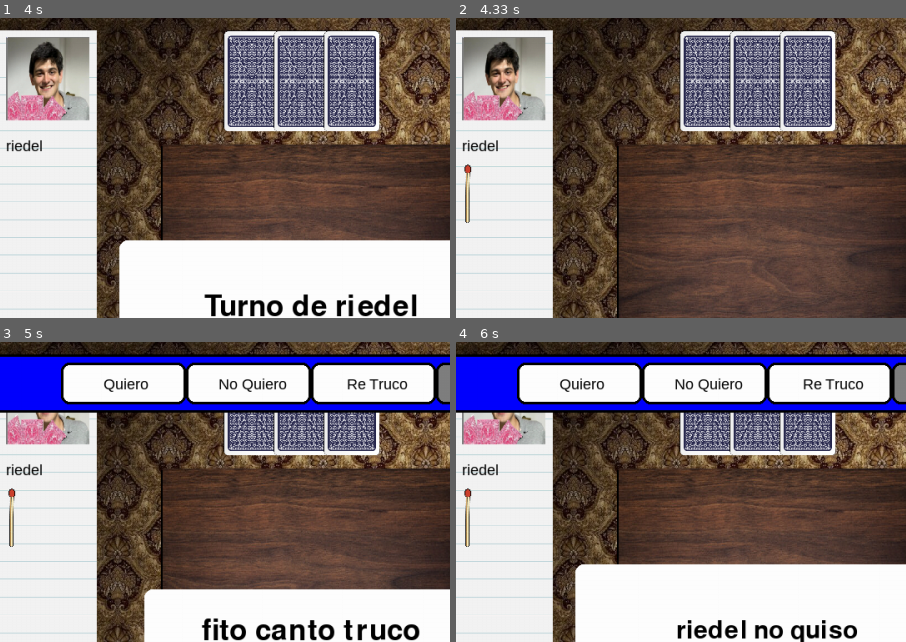
Above: before the commit, frames 1-4 (two rows, left to right).
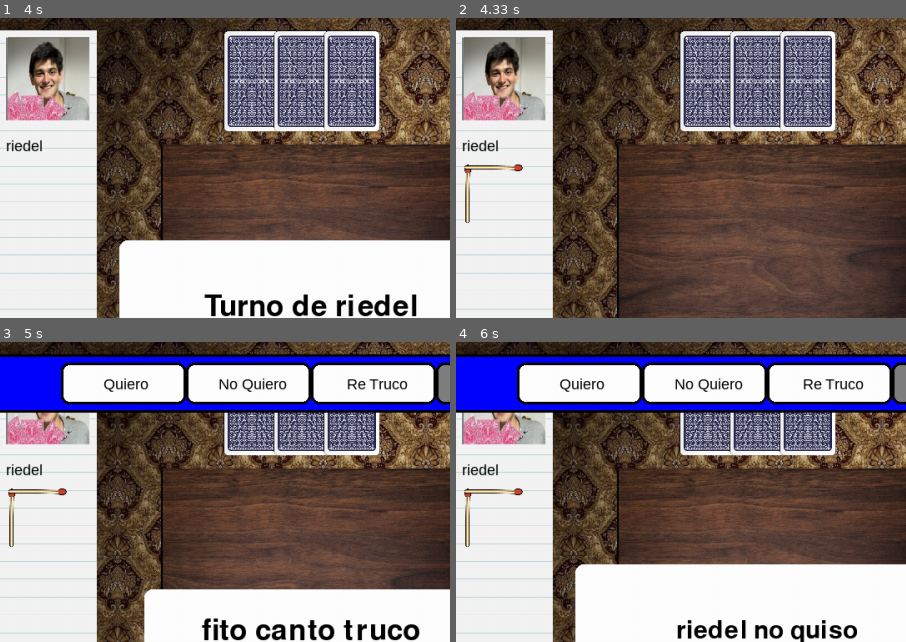
Above: after the commit, the same moments.

Repository: rovifran/aninfo2C23
Game: pygame game, started from src/truco.py
Same seed, same stepped clock (60 frames per second), same inputs: the game is played once before the commit and once after it.
Inputs (mouse positions are % of the whole screen's width and height, from its top left):
- Up to frame 1 (4 s): press the mouse at (28, 21) at 0.37 s; move the mouse to (48, 18) at 0.47 s; release the mouse at (68, 14) at 0.6 s; press the mouse at (28, 42) at 0.7 s; move the mouse to (48, 63) at 0.8 s; release the mouse at (68, 84) at 0.93 s; press the mouse at (23, 35) at 1.03 s; move the mouse to (49, 54) at 1.13 s; release the mouse at (74, 72) at 1.27 s; press the mouse at (86, 43) at 1.37 s; move the mouse to (64, 32) at 1.47 s; release the mouse at (42, 22) at 1.6 s
- Up to frame 2 (4.33 s): no input
- Up to frame 3 (5 s): click "Real Envido" at 4.38 s; click "Truco" at 4.68 s; move the mouse to (42, 86) at 4.97 s
- Up to frame 4 (6 s): press the mouse at (42, 86) at 5 s; move the mouse to (34, 67) at 5.1 s; release the mouse at (26, 48) at 5.23 s; move the mouse to (86, 36) at 5.3 s; press the mouse at (86, 36) at 5.33 s; move the mouse to (63, 41) at 5.43 s; release the mouse at (39, 46) at 5.57 s; move the mouse to (43, 9) at 5.63 s; press the mouse at (43, 9) at 5.67 s; move the mouse to (32, 10) at 5.77 s; release the mouse at (21, 12) at 5.9 s
The pictures show only the part of the screen within x 15-65%, y 2-52%; the shares and areas given below are measured in that part.

Frame 1 is identical in both runs. In frame 2, 0.2% of the frame differs, in the area x 1-15%, y 48-52%; in frame 3, 0.2%; in frame 4, 0.2%.

Commit message:
Arreglar puntaje al irse al mazo.

Diff:
--- a/src/front_partida.py
+++ b/src/front_partida.py
@@ -399,6 +399,7 @@
 
                     partida.ganador_final_mano = jugador_oponente
                     gano_ronda = True
+
                 elif salir_button_pos.collidepoint(event.pos):
                     webbrowser.open('https://youtu.be/uHgt8giw1LY')
 
--- a/src/logica.py
+++ b/src/logica.py
@@ -6,6 +6,7 @@
 
 PUNTOS_RONDA_SIMPLE = 1
 
+
 class Partida:
     """
     Clase que representa una partida de truco
@@ -15,6 +16,7 @@
     * Cambiar el turno de los jugadores despues de tirar una carta
     * Determinar el ganador de una ronda
     """
+
     def __init__(self, j1: Jugador, j2: Jugador, max_puntos: int, mesa: Mesa) -> None:
         """
         Inicializa la partida de truco, recibiendo:
@@ -43,9 +45,10 @@
         """
         self.jugador_actual = j1
         self.jugador_contrario = j2
-        self.jugador_mano = j2 # para ver cosas como quien gano en el envido si empatan, o si se empardan las 3 manos
+        self.jugador_mano = j2  # para ver cosas como quien gano en el envido si empatan, o si se empardan las 3 manos
         self.jugador_canto_envido = None
         self.ganador_por_mano = []
+        self.hubo_envido = False
         self.envido_actual = None
         self.truco_actual = None
         self.ganador_final_mano = None
@@ -132,12 +135,14 @@
 
         if self.jugador_canto_envido == None:
             self.jugador_canto_envido = self.jugador_actual
-            self.envido_actual = envido.Envido(self.jugador_actual, self.jugador_contrario, tipo_envido, self.max_puntos)
+            self.envido_actual = envido.Envido(self.jugador_actual, self.jugador_contrario, tipo_envido,
+                                               self.max_puntos)
             self.cambiar_turno()
 
         else:
             if self.envido_actual.actualizar(tipo_envido):
                 self.cambiar_turno()
+        self.hubo_envido = True
 
     def _resetear_envido(self) -> None:
         """
@@ -249,10 +254,9 @@
 
         self.truco_actual.aceptar_truco()
 
-
         if self.jugador_actual == self.truco_actual.obtener_canto_truco():
             return
-        self.cambiar_turno() # cuidado que esto puede fallar
+        self.cambiar_turno()  # cuidado que esto puede fallar
 
     def _resetear_truco(self) -> None:
         """
@@ -281,7 +285,6 @@
         puntos = self.truco_actual.rechazar_truco()
         self.jugador_contrario.sumar_puntos(puntos)
         self.cambiar_turno()
-
 
     def iniciar_mano(self) -> None:
         """
@@ -319,10 +322,8 @@
         self.jugador_actual.recibir_cartas(mano_j1)
         self.jugador_contrario.recibir_cartas(mano_j2)
 
-
     def ronda_esta_terminada(self):
         return self.ganador_final_mano != None
-
 
     def sumar_puntos_a_ganador(self) -> None:
         """
@@ -349,8 +350,11 @@
             self._resetear_truco()
             return
 
+        if not self.truco_actual and not self.hubo_envido:
+            self.ganador_final_mano.sumar_puntos(2)
+            return
+
         self.ganador_final_mano.sumar_puntos(PUNTOS_RONDA_SIMPLE)
-
 
     def hay_ganador_ronda(self) -> None:
         """
@@ -375,12 +379,14 @@
 
         * `self.ganador_final_mano` es el jugador que gano la ronda, None si todavia no hay ganador
         """
+
         def _triple_parda():
             """
             Devuelve si hubo triple parda en la ronda
             """
 
-            return len(self.ganador_por_mano) == 3 and not self.jugador_actual in self.ganador_por_mano and not self.jugador_contrario in self.ganador_por_mano
+            return len(
+                self.ganador_por_mano) == 3 and not self.jugador_actual in self.ganador_por_mano and not self.jugador_contrario in self.ganador_por_mano
 
         def _mismo_ganador_primeras_dos_manos() -> bool:
             """
@@ -394,35 +400,40 @@
             Devuelve si hubo parda solo en la segunda mano y alguien gano la primera
             """
 
-            return len(self.ganador_por_mano) == 2 and self.ganador_por_mano[0] != None and self.ganador_por_mano[1] == None
+            return len(self.ganador_por_mano) == 2 and self.ganador_por_mano[0] != None and self.ganador_por_mano[
+                1] == None
 
         def _ganador_en_tercera_mano_por_todo_parda() -> bool:
             """
             Devuelve si alguien gano la tercera mano y las dos primeras fueron parda
             """
 
-            return len(self.ganador_por_mano) == 3 and self.ganador_por_mano[0] == None and self.ganador_por_mano[1] == None and self.ganador_por_mano[2] != None
+            return len(self.ganador_por_mano) == 3 and self.ganador_por_mano[0] == None and self.ganador_por_mano[
+                1] == None and self.ganador_por_mano[2] != None
 
         def _parda_solo_en_primera_mano() -> bool:
             """
             Devuelve si hubo parda solo en la primera mano y alguien gano la segunda
             """
 
-            return len(self.ganador_por_mano) == 2 and self.ganador_por_mano[0] == None and self.ganador_por_mano[1] != None
+            return len(self.ganador_por_mano) == 2 and self.ganador_por_mano[0] == None and self.ganador_por_mano[
+                1] != None
 
         def _ganador_en_tercera_mano_sin_parda() -> bool:
             """
             Devuelve si alguien gano la tercera mano y ninguna de las dos primeras fueron parda
             """
 
-            return len(self.ganador_por_mano) == 3 and self.ganador_por_mano[0] != None and self.ganador_por_mano[1] != None and self.ganador_por_mano[2] != None
+            return len(self.ganador_por_mano) == 3 and self.ganador_por_mano[0] != None and self.ganador_por_mano[
+                1] != None and self.ganador_por_mano[2] != None
 
         def _ganador_en_tercera_mano_por_parda() -> bool:
             """
             Devuelve si alguien gano la tercera mano siendo esta ultima parda
             """
 
-            return len(self.ganador_por_mano) == 3 and self.ganador_por_mano[0] != None and self.ganador_por_mano[1] != None and self.ganador_por_mano[0] != self.ganador_por_mano[1]  and self.ganador_por_mano[2] == None
+            return len(self.ganador_por_mano) == 3 and self.ganador_por_mano[0] != None and self.ganador_por_mano[
+                1] != None and self.ganador_por_mano[0] != self.ganador_por_mano[1] and self.ganador_por_mano[2] == None
 
         if len(self.ganador_por_mano) <= 1:
             return
